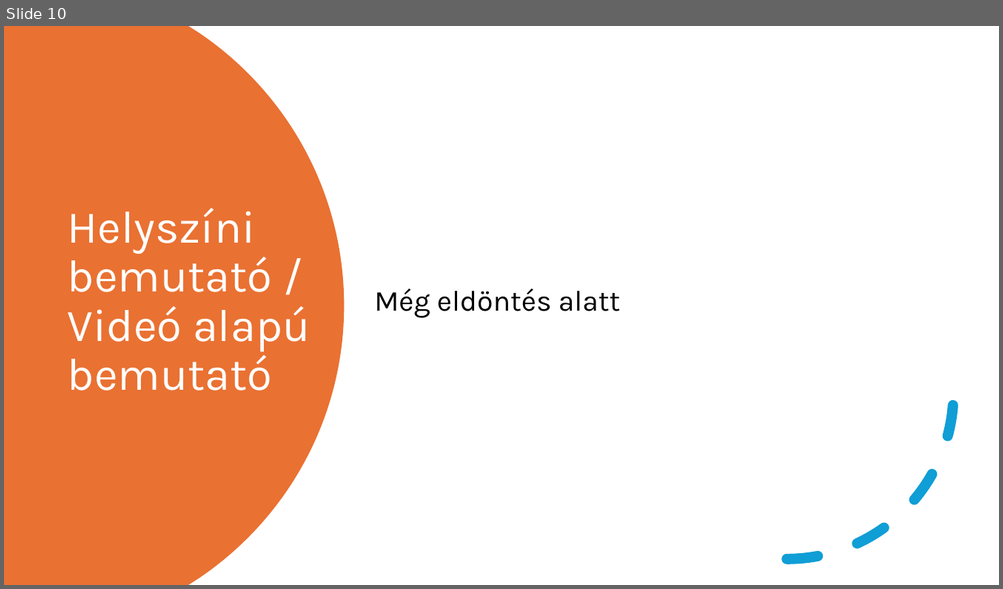
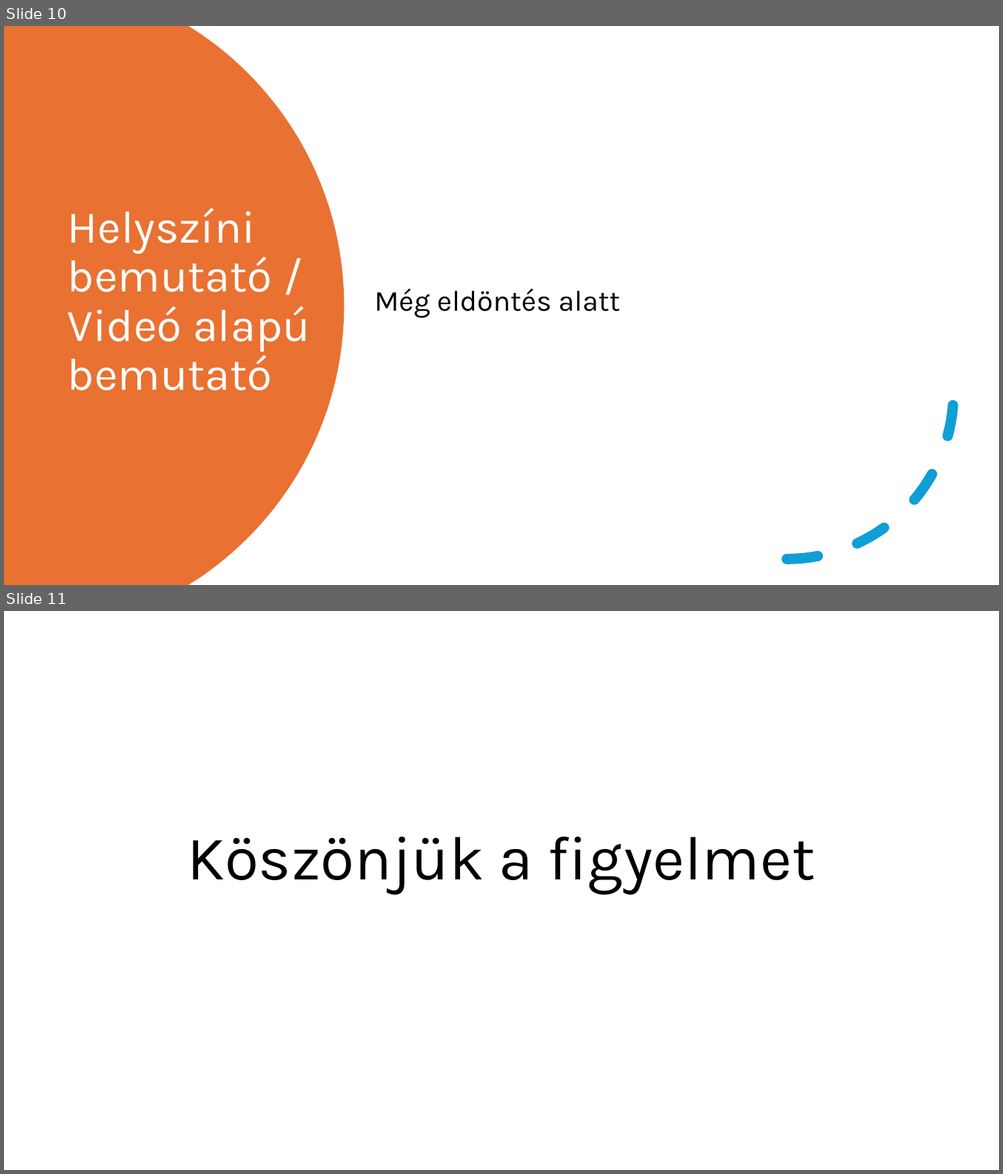
Before and after one commit to FesetoImre5/13_S1_8_vizsgaremek, a slide deck: Dokumentacio/Calentasker_bemutató.pptx. Shown one above the other, each under a label of ours: slide 10 before the commit, slides 10 and 11 after it. The pictures are 1003x589 and 1003x1174 pixels, drawn with LibreOffice and Linux fonts; fonts in the diff are those of the drawing. Boxes give left, top, right and bottom in pixels: in the first picture for what was removed or moved away, otherwise in the second. Text is boxed around its words. In the diff, an @@ line names an element or a change of style, - is before the commit and + after.

```diff
--- a/Dokumentacio/Calentasker_bemutató.pptx
+++ b/Dokumentacio/Calentasker_bemutató.pptx
@@ slide 11 added at [4, 611, 999, 1170], background #FFFFFF @@
@@ title added at [187, 837, 815, 894], 60 pt, text #000000 @@
+Köszönjük a figyelmet
```
Also in this commit, not shown: 7 slides changed, 3 other files.
